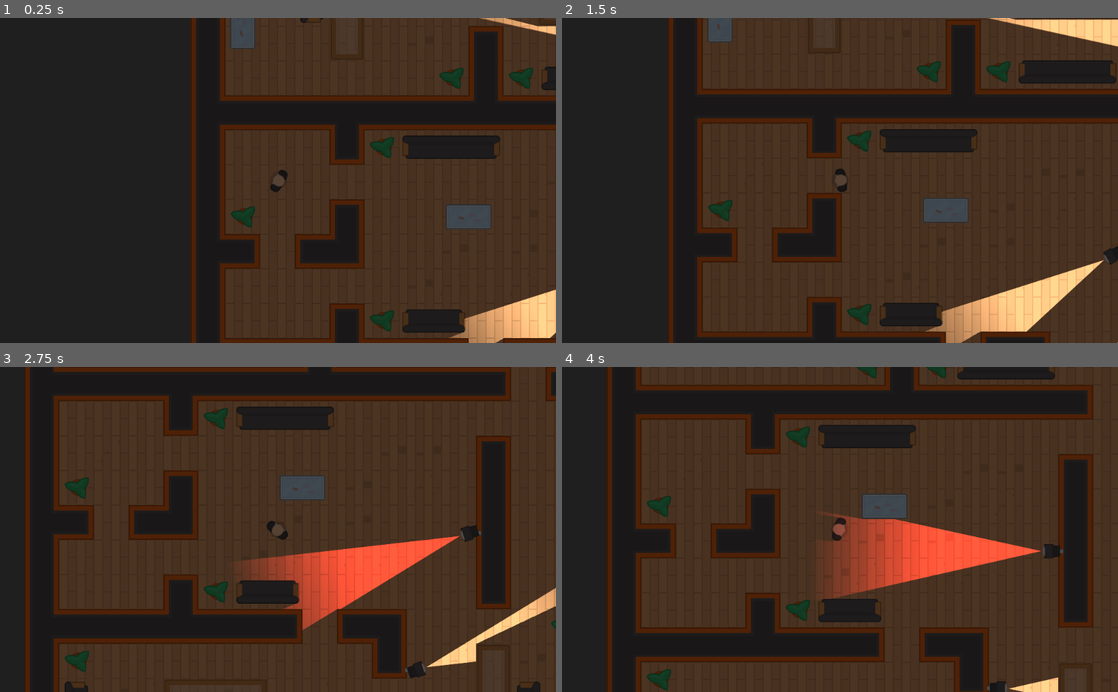
Above: before the commit, frames 1-4 (two rows, left to right).
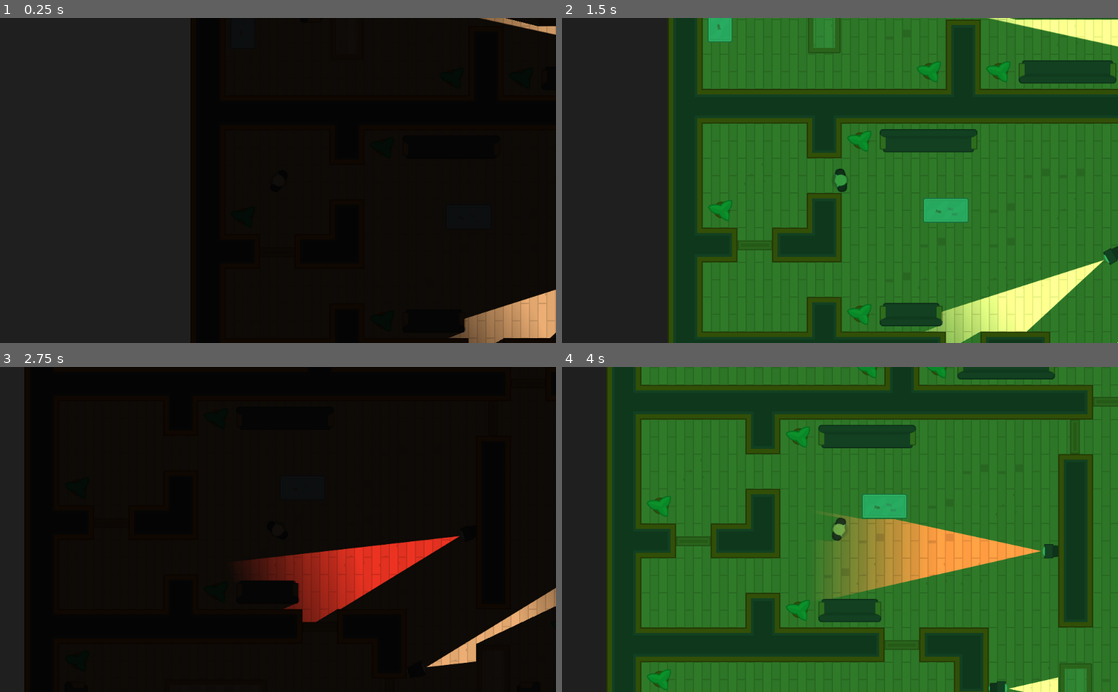
Above: after the commit, the same moments.

Repository: samvauclain/udemy-discovering-godot
Game: Godot game, scene res://Levels/Level1.tscn
The game is run twice, just before and just after one commit, with the same random seed, the same clock (stepped at 60 frames per second) and the same inputs.
Inputs (mouse positions are in pixels of both pictures, inside the frame that each line leads up to):
- Up to frame 1 (0.25 s): no input
- Up to frame 2 (1.5 s): tap Enter at 0.5 s; move the mouse to (962, 164) at 0.52 s; hold D (move_right) 0.53-1.28 s; tap Space (torch_toggle, bound only before the commit) at 0.6, 1.35 s; click (962, 164) at 0.67 s; move the mouse to (728, 196) at 1.27 s; hold S (move_down) from 1.28 s (still down); click (728, 196) at 1.42 s
- Up to frame 3 (2.75 s): move the mouse to (333, 458) at 2.02 s; release S (move_down) at 2.03 s; hold D (move_right) from 2.03 s (still down); tap Space (torch_toggle, bound only before the commit) at 2.1 s; click (333, 458) at 2.17 s
- Up to frame 4 (4 s): move the mouse to (812, 594) at 2.77 s; release D (move_right) at 2.78 s; hold W (move_up) 2.78-3.53 s; tap Space (torch_toggle, bound only before the commit) at 2.85, 3.6 s; click (812, 594) at 2.92 s; move the mouse to (1006, 578) at 3.52 s; hold A (move_left) from 3.53 s (still down); click (1006, 578) at 3.67 s

The runs differ from the first frame. In frame 1, 52% of the frame differs, in the area x 34-100%, y 0-100%; in frame 2, 81%; in frame 3, 74%; in frame 4, 92%, in the area x 8-100%, y 0-100%.
Error before the commit: Invalid get index 'enabled' (on base: 'null instance'). (res://Player.gd:27)

Commit message:
finished with section 4-49

Diff:
--- a/Heist_Meisters/Characters/NPCs/Guard.tscn
+++ b/Heist_Meisters/Characters/NPCs/Guard.tscn
@@ -6,7 +6,9 @@
 [ext_resource path="res://Characters/NPCs/Guard.gd" type="Script" id=4]
 
 [node name="Guard" instance=ExtResource( 1 )]
-position = Vector2( 79, 54 )
+position = Vector2( 79.125, 54 )
+collision_layer = 4
+collision_mask = 3
 script = ExtResource( 4 )
 
 [node name="Sprite" parent="." index="0"]
--- a/Heist_Meisters/Player.gd
+++ b/Heist_Meisters/Characters/Player.gd
@@ -23,5 +23,5 @@
 		motion.x = lerp(motion.x, 0, FRICTION)
 
 func _input(event):
-	if Input.is_action_just_pressed("torch_toggle"):
-		$Torch.enabled = !$Torch.enabled
+	if Input.is_action_just_pressed("toggle_vision_mode"):
+		get_tree().call_group("Interface", "cycle_vision_mode")
--- a/Heist_Meisters/Characters/Player.tscn
+++ b/Heist_Meisters/Characters/Player.tscn
@@ -1,7 +1,7 @@
 [gd_scene load_steps=4 format=2]
 
 [ext_resource path="res://Characters/TemplateCharacter.tscn" type="PackedScene" id=1]
-[ext_resource path="res://Player.gd" type="Script" id=2]
+[ext_resource path="res://Characters/Player.gd" type="Script" id=2]
 [ext_resource path="res://GFX/PNG/Hitman 1/hitman1_stand.png" type="Texture" id=3]
 
 [node name="Player" instance=ExtResource( 1 )]
--- /dev/null
+++ b/Heist_Meisters/Doors/Door.gd
@@ -0,0 +1,22 @@
+extends Area2D
+
+var can_click = false
+
+func _on_Door_body_entered(body):
+	if body.collision_layer == 1:
+		can_click = true
+	else:
+		open()
+
+
+func _on_Door_body_exited(body):
+	if body.collision_layer == 1:
+		can_click = false
+
+
+func _on_Door_input_event(viewport, event, shape_idx):
+	if Input.is_mouse_button_pressed(BUTTON_LEFT) and can_click:
+		open()
+
+func open():
+	$AnimationPlayer.play("Open")
--- /dev/null
+++ b/Heist_Meisters/Doors/Door.tscn
@@ -0,0 +1,85 @@
+[gd_scene load_steps=9 format=2]
+
+[ext_resource path="res://SFX/doorOpen_2.ogg" type="AudioStream" id=1]
+[ext_resource path="res://GFX/PNG/Tiles/tile_473.png" type="Texture" id=2]
+[ext_resource path="res://SFX/doorClose_1.ogg" type="AudioStream" id=3]
+[ext_resource path="res://Doors/Door.gd" type="Script" id=4]
+
+[sub_resource type="RectangleShape2D" id=1]
+extents = Vector2( 32, 42 )
+
+[sub_resource type="RectangleShape2D" id=2]
+extents = Vector2( 32, 10 )
+
+[sub_resource type="OccluderPolygon2D" id=3]
+closed = false
+polygon = PoolVector2Array( -31.925, -8.56246, 32.1375, -8.93746, 32.075, 9.06254, -31.55, 8.87504 )
+
+[sub_resource type="Animation" id=4]
+resource_name = "Open"
+length = 4.0
+step = 0.9
+tracks/0/type = "value"
+tracks/0/path = NodePath("DoorSprite:position")
+tracks/0/interp = 1
+tracks/0/loop_wrap = true
+tracks/0/imported = false
+tracks/0/enabled = true
+tracks/0/keys = {
+"times": PoolRealArray( 0, 1, 3, 4 ),
+"transitions": PoolRealArray( 1, 1, 1, 1 ),
+"update": 0,
+"values": [ Vector2( 0, 0 ), Vector2( -64, 0 ), Vector2( -64, 0 ), Vector2( 0, 0 ) ]
+}
+tracks/1/type = "audio"
+tracks/1/path = NodePath("AudioStreamPlayer2D")
+tracks/1/interp = 1
+tracks/1/loop_wrap = true
+tracks/1/imported = false
+tracks/1/enabled = true
+tracks/1/keys = {
+"clips": [ {
+"end_offset": 0.0,
+"start_offset": 0.0,
+"stream": ExtResource( 1 )
+}, {
+"end_offset": 0.0,
+"start_offset": 0.0,
+"stream": ExtResource( 3 )
+} ],
+"times": PoolRealArray( 0, 3.6 )
+}
+
+[node name="Door" type="Area2D"]
+collision_layer = 2
+collision_mask = 5
+script = ExtResource( 4 )
+
+[node name="CharacterDetector" type="CollisionShape2D" parent="."]
+visible = false
+shape = SubResource( 1 )
+
+[node name="DoorSprite" type="Sprite" parent="."]
+z_index = 1
+texture = ExtResource( 2 )
+
+[node name="StaticBody2D" type="StaticBody2D" parent="DoorSprite"]
+collision_layer = 2
+collision_mask = 5
+
+[node name="CollisionShape2D" type="CollisionShape2D" parent="DoorSprite/StaticBody2D"]
+visible = false
+shape = SubResource( 2 )
+
+[node name="LightOccluder2D" type="LightOccluder2D" parent="DoorSprite"]
+occluder = SubResource( 3 )
+
+[node name="AnimationPlayer" type="AnimationPlayer" parent="."]
+anims/Open = SubResource( 4 )
+
+[node name="AudioStreamPlayer2D" type="AudioStreamPlayer2D" parent="."]
+stream = ExtResource( 3 )
+
+[connection signal="body_entered" from="." to="." method="_on_Door_body_entered"]
+[connection signal="body_exited" from="." to="." method="_on_Door_body_exited"]
+[connection signal="input_event" from="." to="." method="_on_Door_input_event"]
--- /dev/null
+++ b/Heist_Meisters/Interface/VisionMode.gd
@@ -0,0 +1,32 @@
+extends CanvasModulate
+
+const DARK = Color("111111")
+const NIGHTVISION = Color("37bf62")
+
+var cooldown = false
+
+func _ready():
+	visible = true
+	color = DARK
+
+func cycle_vision_mode():
+	if not cooldown:
+		if color == NIGHTVISION:
+			DARK_mode()
+		else:
+			NIGHTVISION_mode()
+		cooldown = true
+		$Timer.start()
+
+func DARK_mode():
+	color = DARK
+	$AudioStreamPlayer2D.stream = load("res://SFX/nightvision_off.wav")
+	$AudioStreamPlayer2D.play()
+
+func NIGHTVISION_mode():
+	color = NIGHTVISION
+	$AudioStreamPlayer2D.stream = load("res://SFX/nightvision.wav")
+	$AudioStreamPlayer2D.play()
+
+func _on_Timer_timeout():
+	cooldown = false
--- /dev/null
+++ b/Heist_Meisters/Interface/VisionMode.tscn
@@ -0,0 +1,17 @@
+[gd_scene load_steps=2 format=2]
+
+[ext_resource path="res://Interface/VisionMode.gd" type="Script" id=1]
+
+[node name="VisionMode" type="CanvasModulate" groups=[
+"Interface",
+]]
+visible = false
+color = Color( 0.341176, 0.317647, 0.317647, 1 )
+script = ExtResource( 1 )
+
+[node name="AudioStreamPlayer2D" type="AudioStreamPlayer2D" parent="."]
+
+[node name="Timer" type="Timer" parent="."]
+one_shot = true
+
+[connection signal="timeout" from="Timer" to="." method="_on_Timer_timeout"]
--- a/Heist_Meisters/Levels/Level1.tscn
+++ b/Heist_Meisters/Levels/Level1.tscn
@@ -1,8 +1,9 @@
-[gd_scene load_steps=4 format=2]
+[gd_scene load_steps=5 format=2]
 
 [ext_resource path="res://Levels/TemplateLevel.tscn" type="PackedScene" id=1]
 [ext_resource path="res://Characters/NPCs/Camera.tscn" type="PackedScene" id=2]
 [ext_resource path="res://Characters/NPCs/Guard.tscn" type="PackedScene" id=3]
+[ext_resource path="res://Doors/Door.tscn" type="PackedScene" id=4]
 
 [node name="Level1" instance=ExtResource( 1 )]
 
@@ -50,9 +51,6 @@
 [node name="Player" parent="." index="1"]
 position = Vector2( -351.432, -163.342 )
 
-[node name="CanvasModulate" parent="." index="2"]
-position = Vector2( -480, -680 )
-
 [node name="Camera" parent="Cameras" index="0" instance=ExtResource( 2 )]
 position = Vector2( 205, 240.5 )
 
@@ -71,3 +69,35 @@
 [node name="Guard2" parent="Guards" index="1" instance=ExtResource( 3 )]
 position = Vector2( 474.939, -356.709 )
 rotation = 3.66519
+
+[node name="Door" parent="Doors" index="0" instance=ExtResource( 4 )]
+position = Vector2( 32, 160.5 )
+
+[node name="Door9" parent="Doors" index="1" instance=ExtResource( 4 )]
+position = Vector2( -351.5, -31 )
+
+[node name="Door3" parent="Doors" index="2" instance=ExtResource( 4 )]
+position = Vector2( 416.3, -288.7 )
+
+[node name="Door7" parent="Doors" index="3" instance=ExtResource( 4 )]
+position = Vector2( 672.3, -31.6998 )
+
+[node name="Door2" parent="Doors" index="4" instance=ExtResource( 4 )]
+position = Vector2( 351, -224.3 )
+rotation = 1.5708
+
+[node name="Door4" parent="Doors" index="5" instance=ExtResource( 4 )]
+position = Vector2( 543, -160.8 )
+rotation = 1.5708
+
+[node name="Door6" parent="Doors" index="6" instance=ExtResource( 4 )]
+position = Vector2( 543.5, 287.5 )
+rotation = 1.5708
+
+[node name="Door8" parent="Doors" index="7" instance=ExtResource( 4 )]
+position = Vector2( 160.5, 287.5 )
+rotation = 1.5708
+
+[node name="Door5" parent="Doors" index="8" instance=ExtResource( 4 )]
+position = Vector2( 544.5, -416.8 )
+rotation = 1.5708
--- a/Heist_Meisters/Levels/TemplateLevel.tscn
+++ b/Heist_Meisters/Levels/TemplateLevel.tscn
@@ -1,8 +1,9 @@
-[gd_scene load_steps=27 format=2]
+[gd_scene load_steps=28 format=2]
 
 [ext_resource path="res://Tiles/Tiles.tres" type="TileSet" id=1]
 [ext_resource path="res://Characters/Player.tscn" type="PackedScene" id=2]
 [ext_resource path="res://GFX/Tilesheet/tilesheet_complete.png" type="Texture" id=3]
+[ext_resource path="res://Interface/VisionMode.tscn" type="PackedScene" id=4]
 
 [sub_resource type="OccluderPolygon2D" id=1]
 polygon = PoolVector2Array( 0, 0, 64, 0, 64, 64, 0, 64 )
@@ -16,17 +17,11 @@
 [sub_resource type="ConvexPolygonShape2D" id=4]
 points = PoolVector2Array( 0, 0, 64, 0, 64, 64, 0, 64 )
 
-[sub_resource type="OccluderPolygon2D" id=22]
+[sub_resource type="OccluderPolygon2D" id=5]
 polygon = PoolVector2Array( 0, 12, 0, 12, 52, 12, 52, 16, 56, 16, 56, 52, 0, 52 )
 
-[sub_resource type="ConvexPolygonShape2D" id=23]
+[sub_resource type="ConvexPolygonShape2D" id=6]
 points = PoolVector2Array( 0, 12, 0, 12, 48, 12, 48, 16, 60, 16, 60, 52, 0, 52 )
-
-[sub_resource type="OccluderPolygon2D" id=5]
-polygon = PoolVector2Array( 0, 0, 64, 0, 64, 64, 0, 64 )
-
-[sub_resource type="ConvexPolygonShape2D" id=6]
-points = PoolVector2Array( 0, 0, 64, 0, 64, 64, 0, 64 )
 
 [sub_resource type="OccluderPolygon2D" id=7]
 polygon = PoolVector2Array( 0, 0, 64, 0, 64, 64, 0, 64 )
@@ -35,42 +30,48 @@
 points = PoolVector2Array( 0, 0, 64, 0, 64, 64, 0, 64 )
 
 [sub_resource type="OccluderPolygon2D" id=9]
+polygon = PoolVector2Array( 0, 0, 64, 0, 64, 64, 0, 64 )
+
+[sub_resource type="ConvexPolygonShape2D" id=10]
+points = PoolVector2Array( 0, 0, 64, 0, 64, 64, 0, 64 )
+
+[sub_resource type="OccluderPolygon2D" id=11]
 polygon = PoolVector2Array( 4, 16, 8, 16, 16, 16, 16, 12, 48, 12, 48, 16, 60, 16, 60, 52, 4, 52 )
 
-[sub_resource type="ConvexPolygonShape2D" id=10]
+[sub_resource type="ConvexPolygonShape2D" id=12]
 points = PoolVector2Array( 16, 16, 16, 12, 48, 12, 48, 16, 56, 16, 56, 52, 8, 52, 8, 16, 8, 16 )
 
-[sub_resource type="OccluderPolygon2D" id=12]
+[sub_resource type="OccluderPolygon2D" id=13]
 polygon = PoolVector2Array( 26, 20, 26, 20, 30, 16, 38, 16, 46, 14, 54, 14, 56, 20, 54, 26, 50, 32, 50, 38, 50, 46, 48, 52, 38, 50, 34, 46, 26, 46, 22, 38, 14, 32, 10, 26, 16, 22 )
 
-[sub_resource type="ConvexPolygonShape2D" id=13]
+[sub_resource type="ConvexPolygonShape2D" id=14]
 points = PoolVector2Array( 10, 26, 10, 26, 16, 22, 24, 20, 30, 16, 40, 16, 48, 14, 54, 12, 54, 20, 52, 28, 50, 40, 48, 54, 36, 48, 26, 44, 20, 38, 14, 32 )
 
-[sub_resource type="OccluderPolygon2D" id=16]
+[sub_resource type="OccluderPolygon2D" id=15]
 polygon = PoolVector2Array( 64, 8, 64, 8, 64, 56, 24, 56, 24, 8 )
 
-[sub_resource type="ConvexPolygonShape2D" id=14]
+[sub_resource type="ConvexPolygonShape2D" id=16]
 points = PoolVector2Array( 24, 56, 24, 8, 64, 8, 64, 56, 64, 56 )
 
 [sub_resource type="OccluderPolygon2D" id=17]
 polygon = PoolVector2Array( 0, 56, 0, 56, 0, 8, 40, 8, 40, 56, 0, 56 )
 
-[sub_resource type="ConvexPolygonShape2D" id=15]
+[sub_resource type="ConvexPolygonShape2D" id=18]
 points = PoolVector2Array( 40, 8, 40, 56, 0, 56, 0, 8, 0, 8 )
 
-[sub_resource type="OccluderPolygon2D" id=18]
+[sub_resource type="OccluderPolygon2D" id=19]
 polygon = PoolVector2Array( 8, 16, 8, 16, 8, 52, 64, 52, 64, 12, 16, 12, 16, 16 )
 
-[sub_resource type="ConvexPolygonShape2D" id=19]
+[sub_resource type="ConvexPolygonShape2D" id=20]
 points = PoolVector2Array( 8, 16, 8, 16, 12, 16, 12, 12, 64, 12, 64, 52, 8, 52, 8, 44 )
 
-[sub_resource type="OccluderPolygon2D" id=20]
+[sub_resource type="OccluderPolygon2D" id=21]
 polygon = PoolVector2Array( 0, 12, 0, 12, 64, 12, 64, 52, 0, 52 )
 
-[sub_resource type="ConvexPolygonShape2D" id=21]
+[sub_resource type="ConvexPolygonShape2D" id=22]
 points = PoolVector2Array( 0, 12, 0, 12, 64, 12, 64, 52, 0, 52 )
 
-[sub_resource type="TileSet" id=11]
+[sub_resource type="TileSet" id=23]
 0/name = "glassTable4"
 0/texture = ExtResource( 3 )
 0/tex_offset = Vector2( 0, 0 )
@@ -335,9 +336,10 @@
 [node name="Camera2D" type="Camera2D" parent="Player"]
 current = true
 
-[node name="CanvasModulate" type="CanvasModulate" parent="."]
-color = Color( 0.341176, 0.317647, 0.317647, 1 )
+[node name="VisionMode" parent="." instance=ExtResource( 4 )]
 
 [node name="Cameras" type="Node" parent="."]
 
 [node name="Guards" type="Node" parent="."]
+
+[node name="Doors" type="Node2D" parent="."]
--- a/Heist_Meisters/Tiles/Tiles.tres
+++ b/Heist_Meisters/Tiles/Tiles.tres
@@ -720,7 +720,7 @@
 "shape": SubResource( 102 ),
 "shape_transform": Transform2D( 1, 0, 0, 1, 0, 0 )
 } ]
-4/z_index = 0
+4/z_index = 2
 5/name = "Floor1"
 5/texture = ExtResource( 1 )
 5/tex_offset = Vector2( 0, 0 )
--- a/Heist_Meisters/project.godot
+++ b/Heist_Meisters/project.godot
@@ -26,27 +26,27 @@
 
 move_up={
 "deadzone": 0.5,
-"events": [ Object(InputEventKey,"resource_local_to_scene":false,"resource_name":"","device":0,"alt":false,"shift":false,"control":false,"meta":false,"command":false,"pressed":false,"scancode":87,"physical_scancode":0,"unicode":0,"echo":false,"script":null)
+"events": [ Object(InputEventKey,"resource_local_to_scene":false,"resource_name":"","device":0,"alt":false,"shift":false,"control":false,"meta":false,"command":false,"pressed":false,"scancode":87,"unicode":0,"echo":false,"script":null)
  ]
 }
 move_down={
 "deadzone": 0.5,
-"events": [ Object(InputEventKey,"resource_local_to_scene":false,"resource_name":"","device":0,"alt":false,"shift":false,"control":false,"meta":false,"command":false,"pressed":false,"scancode":83,"physical_scancode":0,"unicode":0,"echo":false,"script":null)
+"events": [ Object(InputEventKey,"resource_local_to_scene":false,"resource_name":"","device":0,"alt":false,"shift":false,"control":false,"meta":false,"command":false,"pressed":false,"scancode":83,"unicode":0,"echo":false,"script":null)
  ]
 }
 move_left={
 "deadzone": 0.5,
-"events": [ Object(InputEventKey,"resource_local_to_scene":false,"resource_name":"","device":0,"alt":false,"shift":false,"control":false,"meta":false,"command":false,"pressed":false,"scancode":65,"physical_scancode":0,"unicode":0,"echo":false,"script":null)
+"events": [ Object(InputEventKey,"resource_local_to_scene":false,"resource_name":"","device":0,"alt":false,"shift":false,"control":false,"meta":false,"command":false,"pressed":false,"scancode":65,"unicode":0,"echo":false,"script":null)
  ]
 }
 move_right={
 "deadzone": 0.5,
-"events": [ Object(InputEventKey,"resource_local_to_scene":false,"resource_name":"","device":0,"alt":false,"shift":false,"control":false,"meta":false,"command":false,"pressed":false,"scancode":68,"physical_scancode":0,"unicode":0,"echo":false,"script":null)
+"events": [ Object(InputEventKey,"resource_local_to_scene":false,"resource_name":"","device":0,"alt":false,"shift":false,"control":false,"meta":false,"command":false,"pressed":false,"scancode":68,"unicode":0,"echo":false,"script":null)
  ]
 }
-torch_toggle={
+toggle_vision_mode={
 "deadzone": 0.5,
-"events": [ Object(InputEventKey,"resource_local_to_scene":false,"resource_name":"","device":0,"alt":false,"shift":false,"control":false,"meta":false,"command":false,"pressed":false,"scancode":32,"physical_scancode":0,"unicode":0,"echo":false,"script":null)
+"events": [ Object(InputEventKey,"resource_local_to_scene":false,"resource_name":"","device":0,"alt":false,"shift":false,"control":false,"meta":false,"command":false,"pressed":false,"scancode":32,"unicode":0,"echo":false,"script":null)
  ]
 }
 
Not shown: 10 places in Heist_Meisters/Levels/TemplateLevel.tscn that only renumber resources
Not shown, changed: Heist_Meisters/SFX/doorClose_1.ogg.import
Not shown, changed: Heist_Meisters/SFX/doorClose_2.ogg.import
Not shown, changed: Heist_Meisters/SFX/doorClose_3.ogg.import
Not shown, changed: Heist_Meisters/SFX/doorClose_4.ogg.import
Not shown, changed: Heist_Meisters/SFX/doorOpen_1.ogg.import
Not shown, changed: Heist_Meisters/SFX/doorOpen_2.ogg.import
